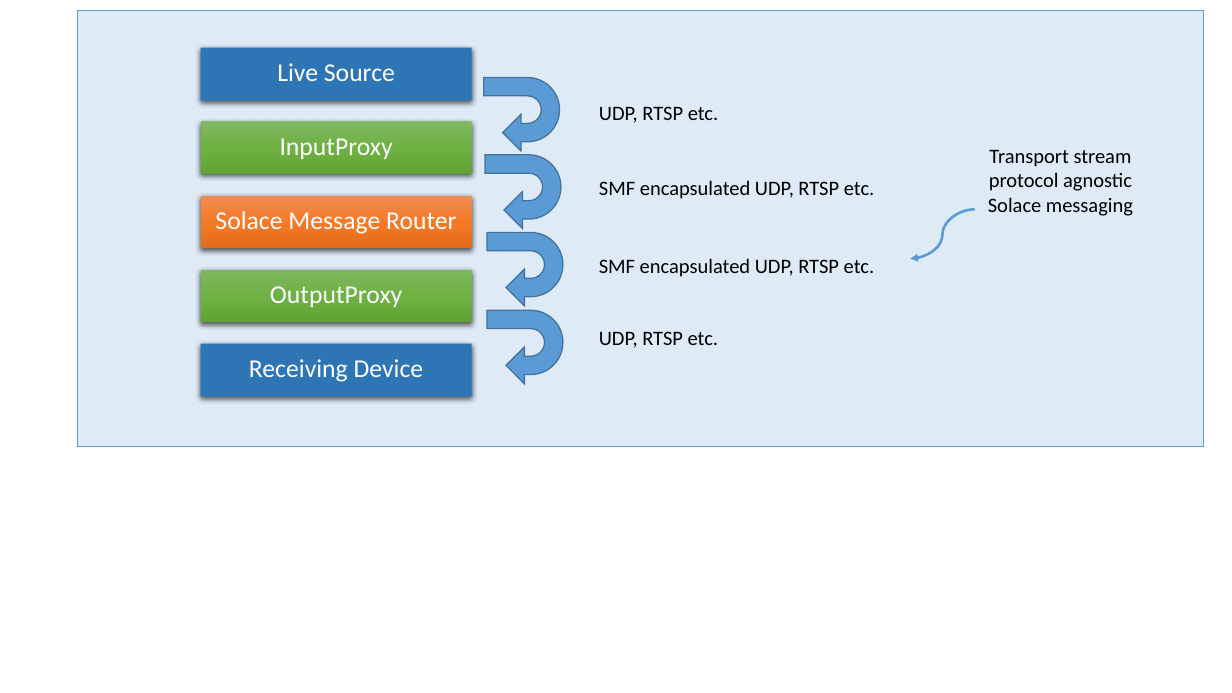
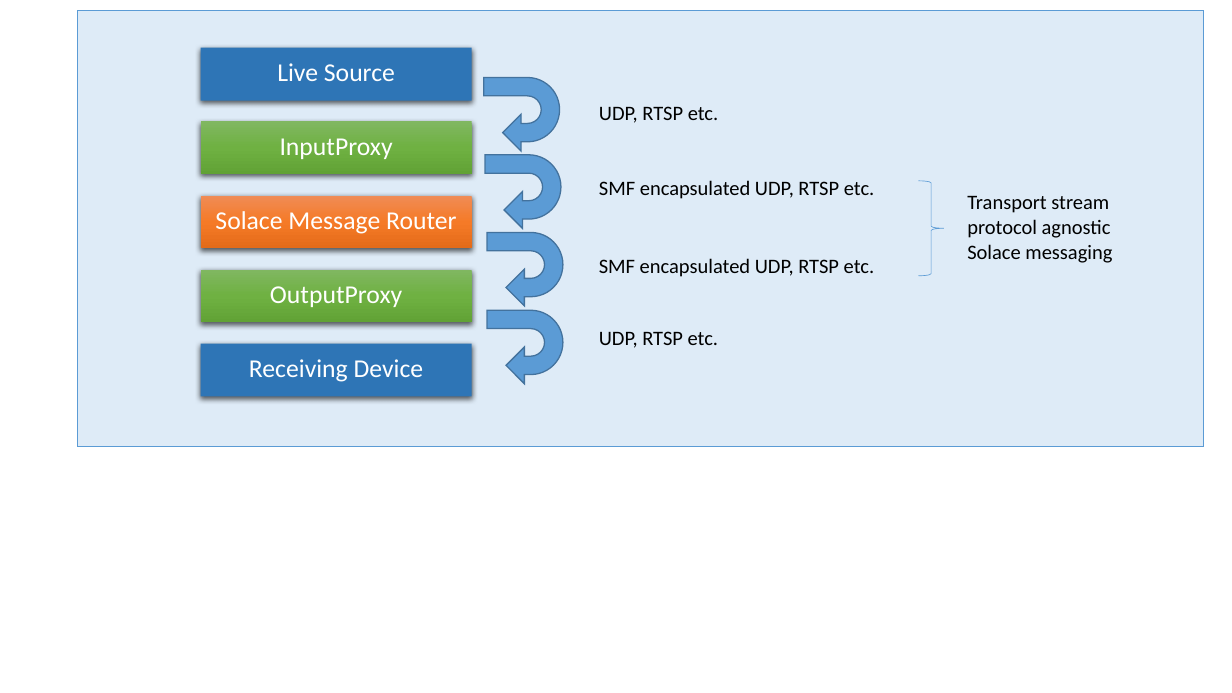
Before and after one commit to roberthatwork/broadcastme, a slide deck: slide 1 of resources/Diagrams.pptx. Drawn at 1232x693 pixels with LibreOffice and Linux fonts; fonts in the diff are those of the drawing. Boxes give left, top, right and bottom in pixels: in the first picture for what was removed or moved away, otherwise in the second. Text is boxed around its words. In the diff, an @@ line names an element or a change of style, - is before the commit and + after.

```diff
--- a/resources/Diagrams.pptx
+++ b/resources/Diagrams.pptx
@@ curved arrow removed from (975, 209) to (910, 259) @@
@@ right brace added at [919,181,944,276], outline #5B9BD5 0.5 pt @@
@@ text "Transport stream protocol agnostic": place and size @@
-text "Transport stream protocol agnostic" at [988,150,1133,216]
+text "Transport stream protocol agnostic" at [967,196,1112,263]
@@ text "Transport stream protocol agnostic" at [967,196,1112,263]: alignment centre to left @@
```
Also in this commit, not shown: 1 other file.
